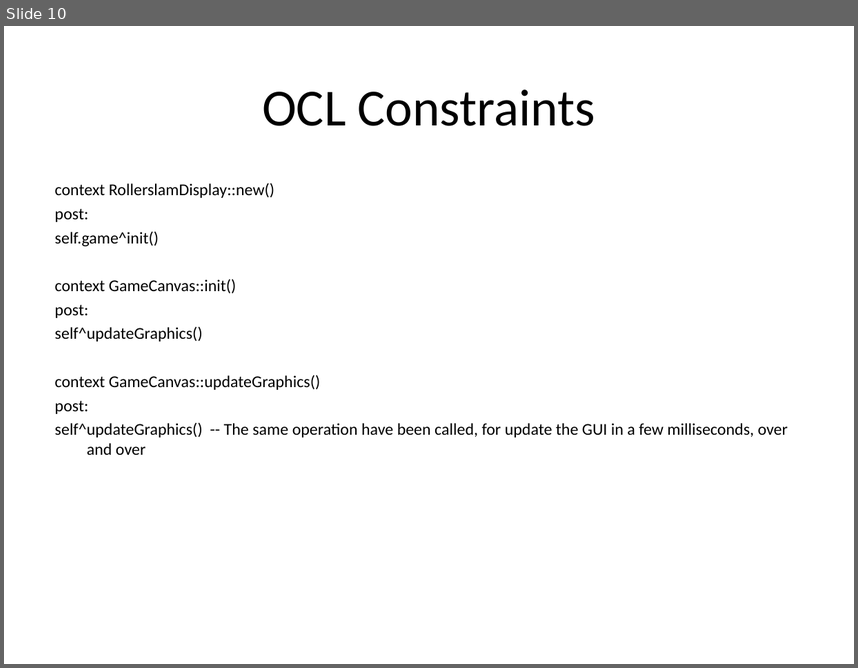
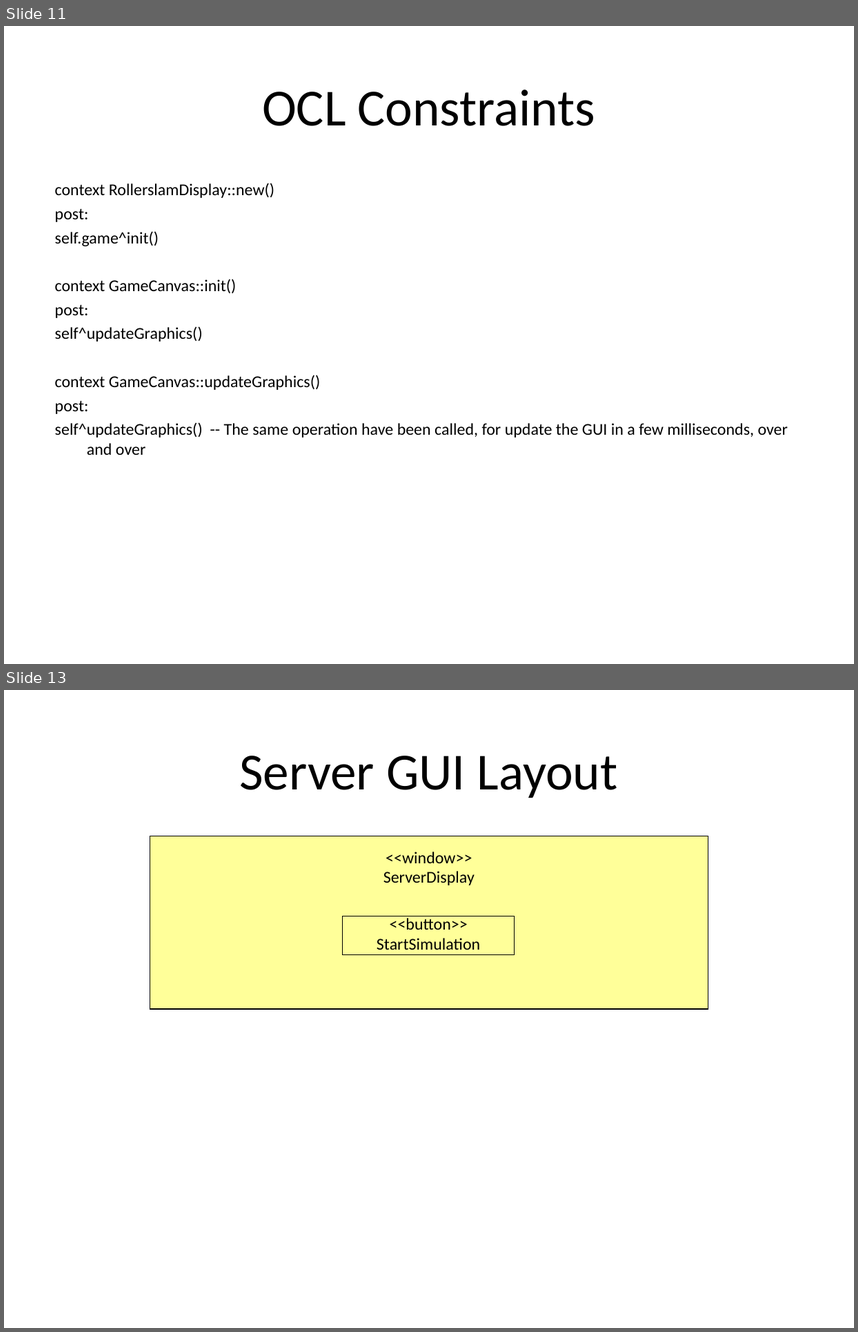
Before and after one commit to krishprince/rollerslam, a slide deck: docs/GUI/GUIModels_V.0.1.ppt. Shown one above the other, each under a label of ours: slide 10 before the commit, slides 11 and 13 after it; the slides between them are not shown. The pictures are 858x668 and 858x1332 pixels, drawn with LibreOffice and Linux fonts; fonts in the diff are those of the drawing. Boxes give left, top, right and bottom in pixels: in the first picture for what was removed or moved away, otherwise in the second. Text is boxed around its words. In the diff, an @@ line names an element or a change of style, - is before the commit and + after.

Commit message:
Removed display.jar (because it would never get updated); Added a very basic log system... It will be improved as soon as I can. Updated deployment diagram and gui modeling... Including the brand new ServerAdminGui ;) or whatever... Modified Marco Aurelio name on DumpWorldVisitor and RamificationWorldVisitor due to UTF-8 incompatibility, what wouldn't let my netbeans compile the classes.
More coming soon...

Weslei

```diff
--- a/docs/GUI/GUIModels_V.0.1.ppt
+++ b/docs/GUI/GUIModels_V.0.1.ppt
@@ slide 13 added at (4,690,854,1328), background #FFFFFF @@
@@ title added at (239,756,618,798), 44 pt, text #000000 @@
+Server GUI Layout
@@ rectangle added at (150,836,708,1009), fill #FFFF99, outline #000000 0.74 pt @@
@@ text added at (383,851,475,885), 14 pt, text #000000 @@
+<<window>>
+ServerDisplay
@@ rectangle added at (342,916,514,955), fill #FFFF99, outline #000000 0.74 pt @@
@@ text added at (377,916,480,949), 14 pt, text #000000 @@
+<<button>>
+StartSimulation
@@ what was slide 10 is now slide 11 @@
```
Also in this commit, not shown: 2 slides changed, 3 other slides added, 11 other files.
